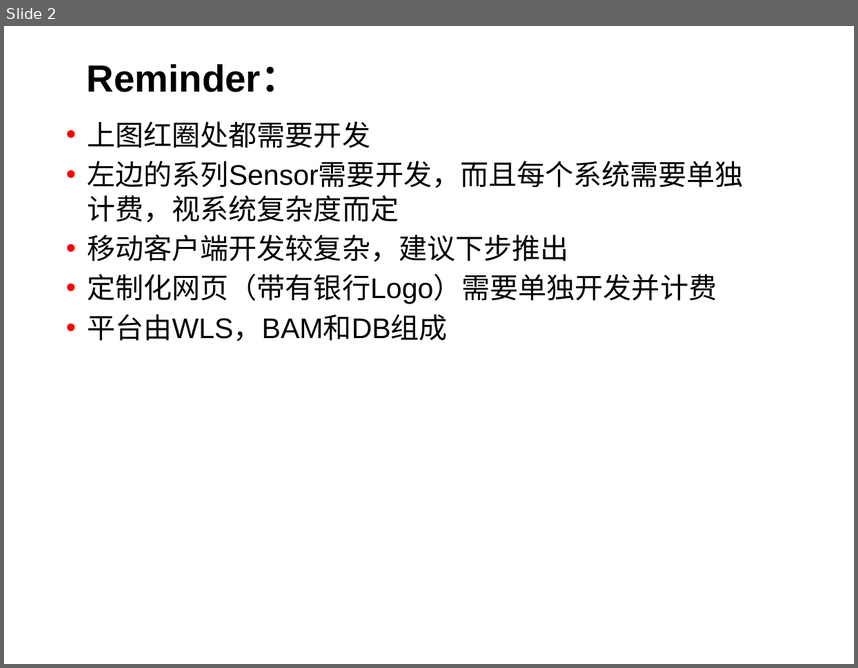
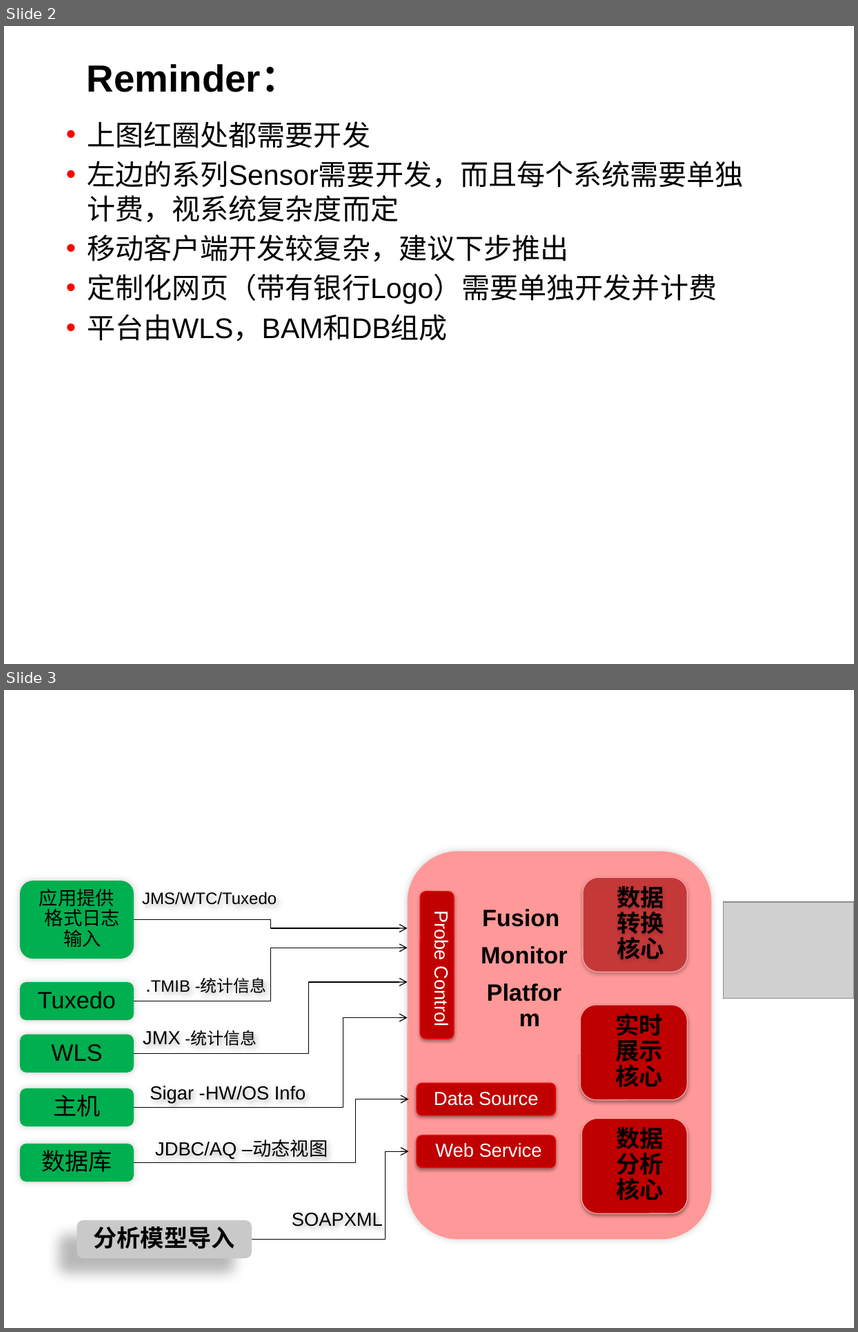
Before and after one commit to sharkwang/Monitor-Platform, a slide deck: 软件架构.pptx. Shown one above the other, each under a label of ours: slide 2 before the commit, slides 2 and 3 after it. The pictures are 858x668 and 858x1332 pixels, drawn with LibreOffice and Linux fonts; fonts in the diff are those of the drawing; grey boxes stand for pictures; background and template pictures are left out. Boxes give left, top, right and bottom in pixels: in the first picture for what was removed or moved away, otherwise in the second. Text is boxed around its words. In the diff, an @@ line names an element or a change of style, - is before the commit and + after.

```diff
--- a/软件架构.pptx
+++ b/软件架构.pptx
@@ slide 3 added at (x1=4, y1=690, x2=854, y2=1328), background #FFFFFF @@
@@ rounded rectangle added at (x1=407, y1=851, x2=711, y2=1239), fill #FF9898 @@
@@ rounded rectangle added at (x1=20, y1=880, x2=134, y2=958), fill #00B050, 16 pt, text #000000 @@
+应用提供格式日志输入
@@ text added at (x1=142, y1=891, x2=277, y2=905), 14 pt, text #000000 @@
+JMS/WTC/Tuxedo
@@ rounded rectangle added at (x1=421, y1=891, x2=455, y2=1038), fill #C00000, outline #F70000 0.75 pt @@
@@ rounded rectangle added at (x1=583, y1=877, x2=688, y2=972), fill #BE0000 at 53% opacity, outline #FAA4A4 0.75 pt, 20 pt, text #000000, bold @@
+数据转换核心
@@ text added at (x1=430, y1=915, x2=452, y2=1025), 16 pt, text #FFFFFF @@
+Probe Control
@@ text added at (x1=481, y1=909, x2=568, y2=964), 20 pt, text #000000, bold @@
+Fusion
+Monitor
+Platform
@@ picture added at (x1=723, y1=902, x2=854, y2=998) @@
@@ elbow arrow added from (134, 920) to (407, 928), #000000 0.75 pt @@
@@ elbow arrow added from (134, 1001) to (407, 947), #000000 0.75 pt @@
@@ text added at (x1=151, y1=978, x2=267, y2=993), 14 pt, text #000000 @@
+.TMIB -统计信息
@@ rounded rectangle added at (x1=20, y1=982, x2=134, y2=1020), fill #00B050, 20 pt, text #000000 @@
+Tuxedo
@@ elbow arrow added from (134, 1053) to (407, 982), #000000 0.75 pt @@
@@ elbow arrow added from (134, 1107) to (407, 1017), #000000 0.75 pt @@
@@ rounded rectangle added at (x1=580, y1=1005, x2=688, y2=1100), fill #BE0000, outline #FAA4A4 0.75 pt, 20 pt, text #000000, bold @@
+实时展示核心
@@ rounded rectangle added at (x1=20, y1=1034, x2=134, y2=1072), fill #00B050, 20 pt, text #000000 @@
+WLS
@@ text added at (x1=143, y1=1031, x2=257, y2=1045), 14 pt, text #000000 @@
+JMX -统计信息
@@ rounded rectangle added at (x1=417, y1=1083, x2=556, y2=1115), fill #C00000, outline #F70000 0.75 pt, 16 pt, text #FFFFFF @@
+Data Source
@@ rounded rectangle added at (x1=20, y1=1088, x2=134, y2=1126), fill #00B050, 20 pt, text #000000 @@
+主机
@@ elbow arrow added from (134, 1163) to (408, 1099), #000000 0.75 pt @@
@@ text added at (x1=150, y1=1085, x2=306, y2=1103), 16 pt, text #000000 @@
+Sigar -HW/OS Info
@@ rounded rectangle added at (x1=582, y1=1118, x2=688, y2=1214), fill #BE0000, outline #FAA4A4 0.75 pt, 20 pt, text #000000, bold @@
+数据分析核心
@@ rounded rectangle added at (x1=20, y1=1143, x2=134, y2=1181), fill #00B050, 20 pt, text #000000 @@
+数据库
@@ text added at (x1=155, y1=1141, x2=328, y2=1159), 16 pt, text #000000 @@
+JDBC/AQ –动态视图
@@ rounded rectangle added at (x1=417, y1=1134, x2=556, y2=1167), fill #C00000, outline #F70000 0.75 pt, 16 pt, text #FFFFFF @@
+Web Service
@@ elbow arrow added from (252, 1239) to (408, 1151), #000000 0.75 pt @@
@@ rounded rectangle added at (x1=77, y1=1220, x2=252, y2=1258), fill #C9C9C9, 20 pt, text #000000, bold @@
+分析模型导入
@@ text added at (x1=292, y1=1212, x2=383, y2=1226), 16 pt, text #000000 @@
+SOAPXML
```
Also in this commit, not shown: 1 slide changed.
